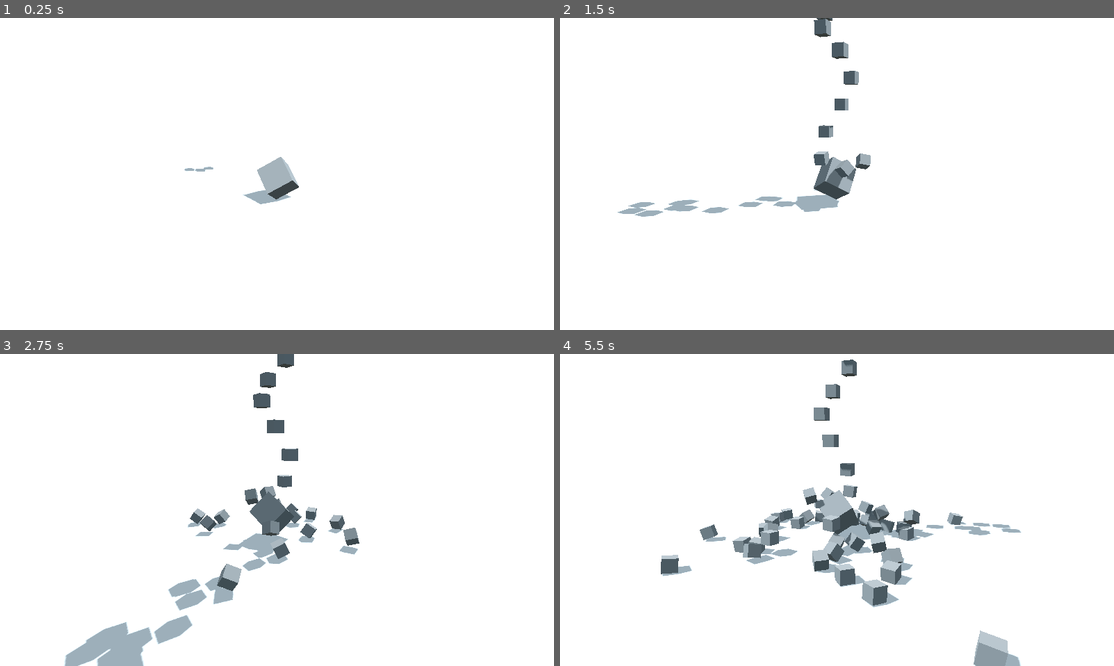
Above: before the commit, frames 1-4 (two rows, left to right).
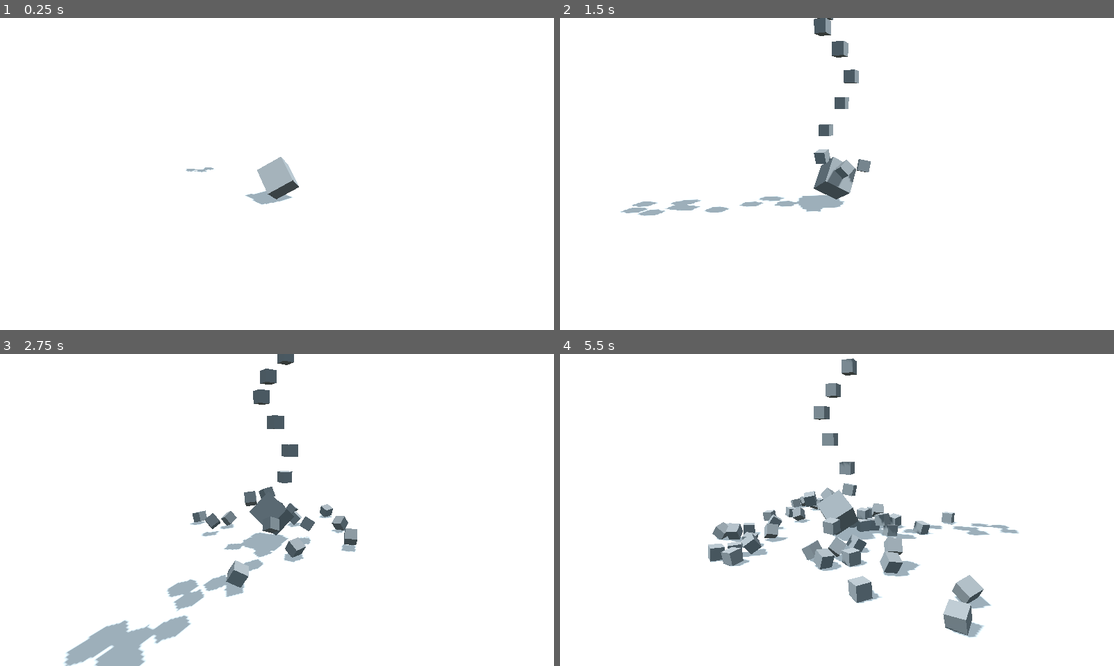
Above: after the commit, the same moments.

Repository: JohannesDeml/Godot-Web-LoadingTest
Game: Godot game, scene res://Scenes/main.tscn
The game is run twice, just before and just after one commit, with the same random seed, the same clock (stepped at 60 frames per second) and the same inputs.
Inputs:
- Up to frame 1 (0.25 s): no input
- Up to frame 2 (1.5 s): no input
- Up to frame 3 (2.75 s): no input
- Up to frame 4 (5.5 s): no input

The runs differ from the first frame. In frame 1, less than 0.1% of the frame differs, in the area x 33-54%, y 44-60%; in frame 2, 0.6%; in frame 3, 3.0%; in frame 4, 7.5%, in the area x 18-84%, y 1-100%.

Commit message:
Change match unity setup better
This should help with a fairer comparison

Diff:
--- a/godot/project.godot
+++ b/godot/project.godot
@@ -14,6 +14,7 @@
 config/version="1.0.0"
 run/main_scene="res://Scenes/main.tscn"
 config/features=PackedStringArray("4.3", "GL Compatibility")
+boot_splash/show_image=false
 config/icon="res://Textures/icon.svg"
 
 [autoload]
@@ -25,8 +26,16 @@
 
 project/assembly_name="GodotWebGL-LoadingTest"
 
+[physics]
+
+common/physics_ticks_per_second=50
+3d/solver/solver_iterations=6
+
 [rendering]
 
 renderer/rendering_method="gl_compatibility"
 renderer/rendering_method.mobile="gl_compatibility"
+lights_and_shadows/directional_shadow/size=1024
+lights_and_shadows/directional_shadow/size.mobile=1024
+lights_and_shadows/directional_shadow/soft_shadow_filter_quality=0
 environment/defaults/default_clear_color=Color(1, 1, 1, 1)
